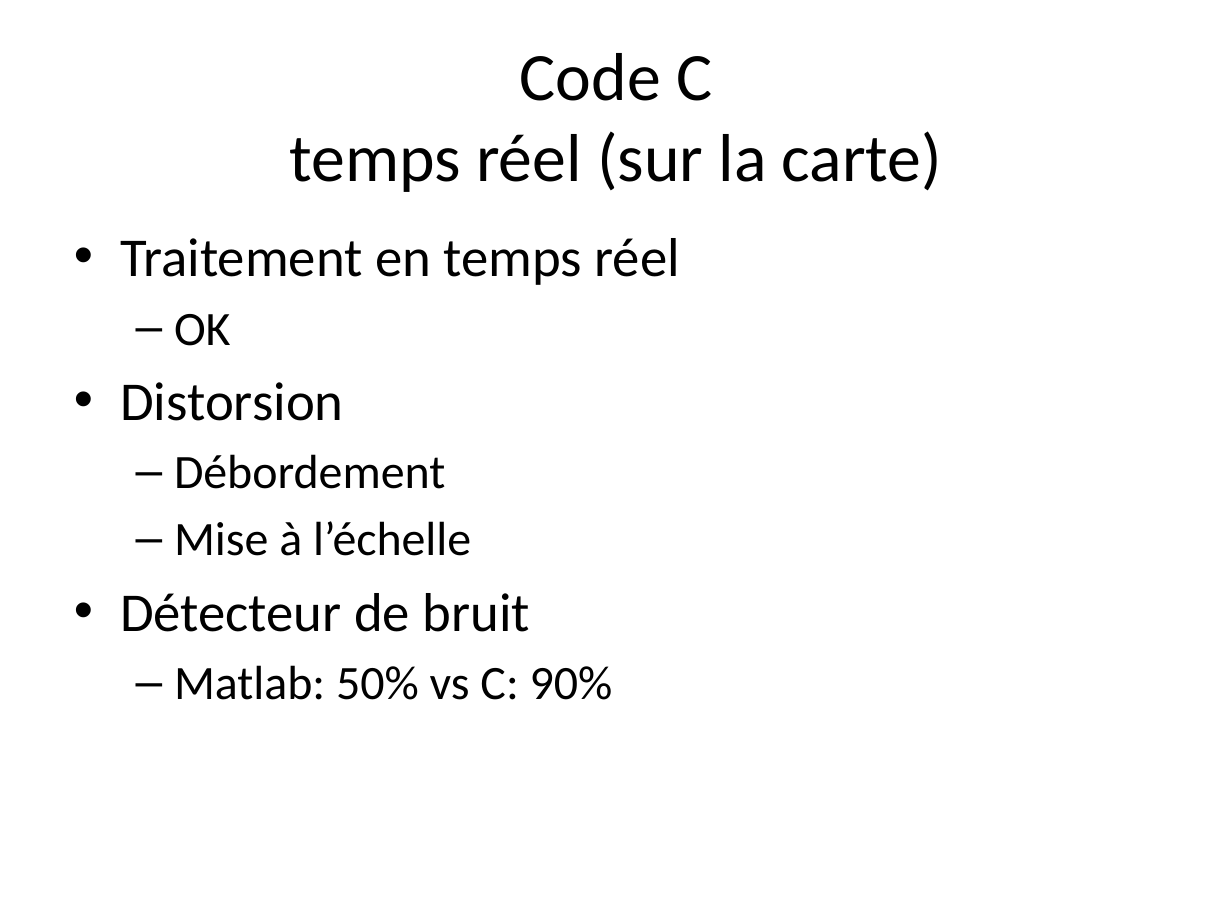
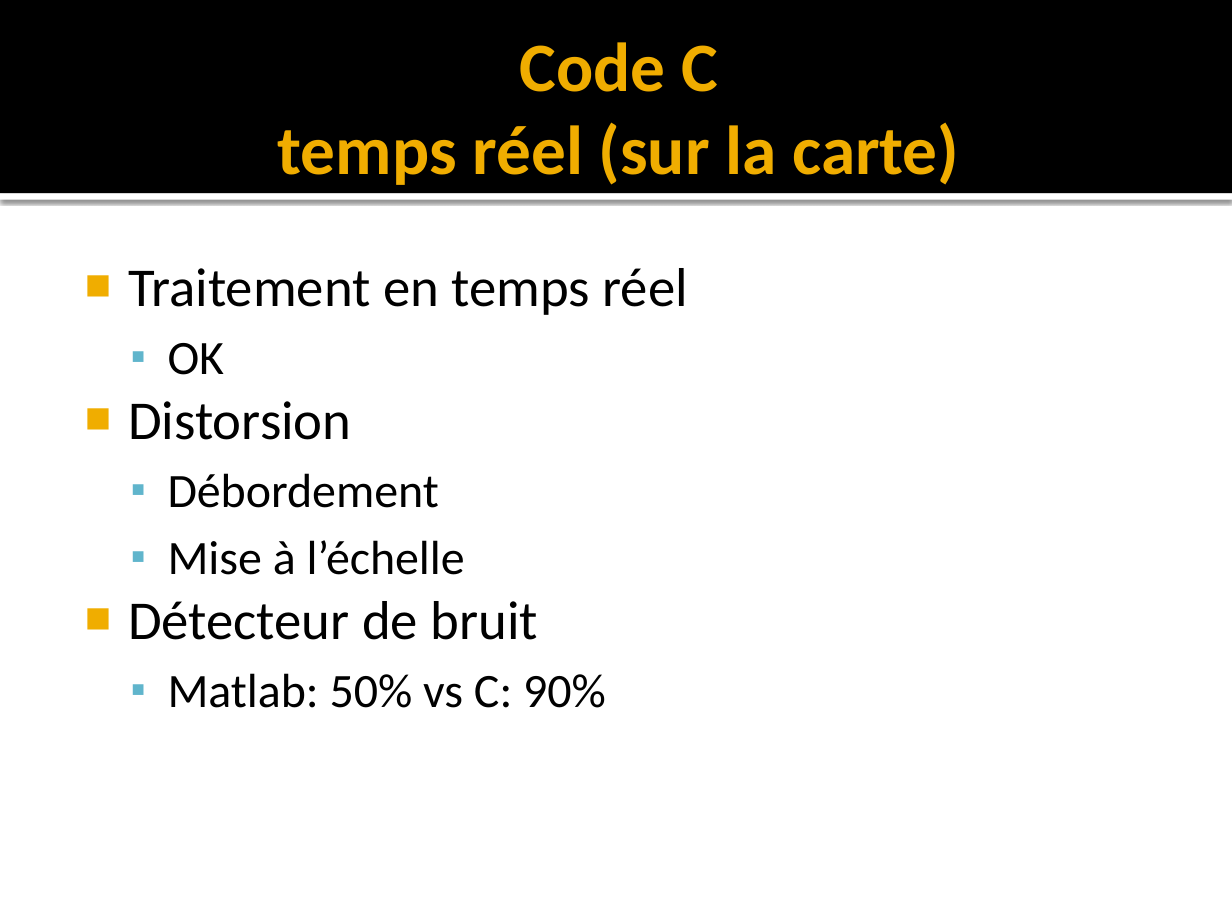
Before and after one commit to pelavoie/sys835, a slide deck: slide 11 of presentation/Presentation-Lacerte-Lavoie.pptx. Drawn at 1232x924 pixels with LibreOffice and Linux fonts; fonts in the diff are those of the drawing. Boxes give left, top, right and bottom in pixels: in the first picture for what was removed or moved away, otherwise in the second. Text is boxed around its words. In the diff, an @@ line names an element or a change of style, - is before the commit and + after.

```diff
--- a/presentation/Presentation-Lacerte-Lavoie.pptx
+++ b/presentation/Presentation-Lacerte-Lavoie.pptx
@@ rectangle added at [0, 0, 1232, 193], fill #000000 @@
@@ title "Code C temps réel (sur ...": place and size @@
-title "Code C temps réel (sur ..." at [289, 53, 942, 192]
+title "Code C temps réel (sur ..." at [278, 42, 959, 185]
@@ title "Code C temps réel (sur ..." at [278, 42, 959, 185]: size 39.6 to 40.5 pt, text colour #000000 to #F0AD00, bold on @@
@@ rectangle added at [0, 193, 1232, 200], fill #FFFFFF @@
@@ text "Traitement en temps réel": place and size @@
-text "Traitement en temps réel" at [120, 238, 680, 700]
+text "Traitement en temps réel" at [128, 268, 688, 708]
@@ text "Traitement en temps réel" at [128, 268, 688, 708]: bullet • to ■; less space between paragraphs; bullet – to ▪ @@
```
Also in this commit, not shown: 11 other slides changed.
